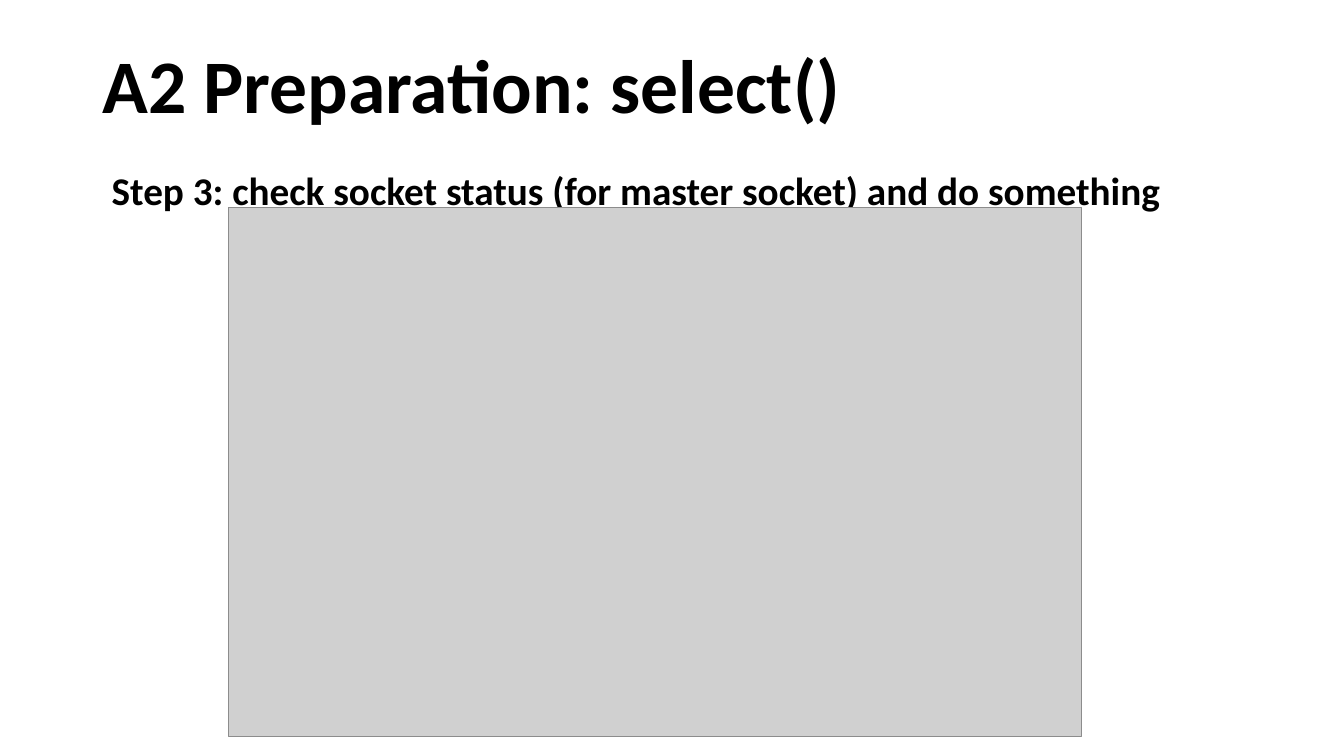
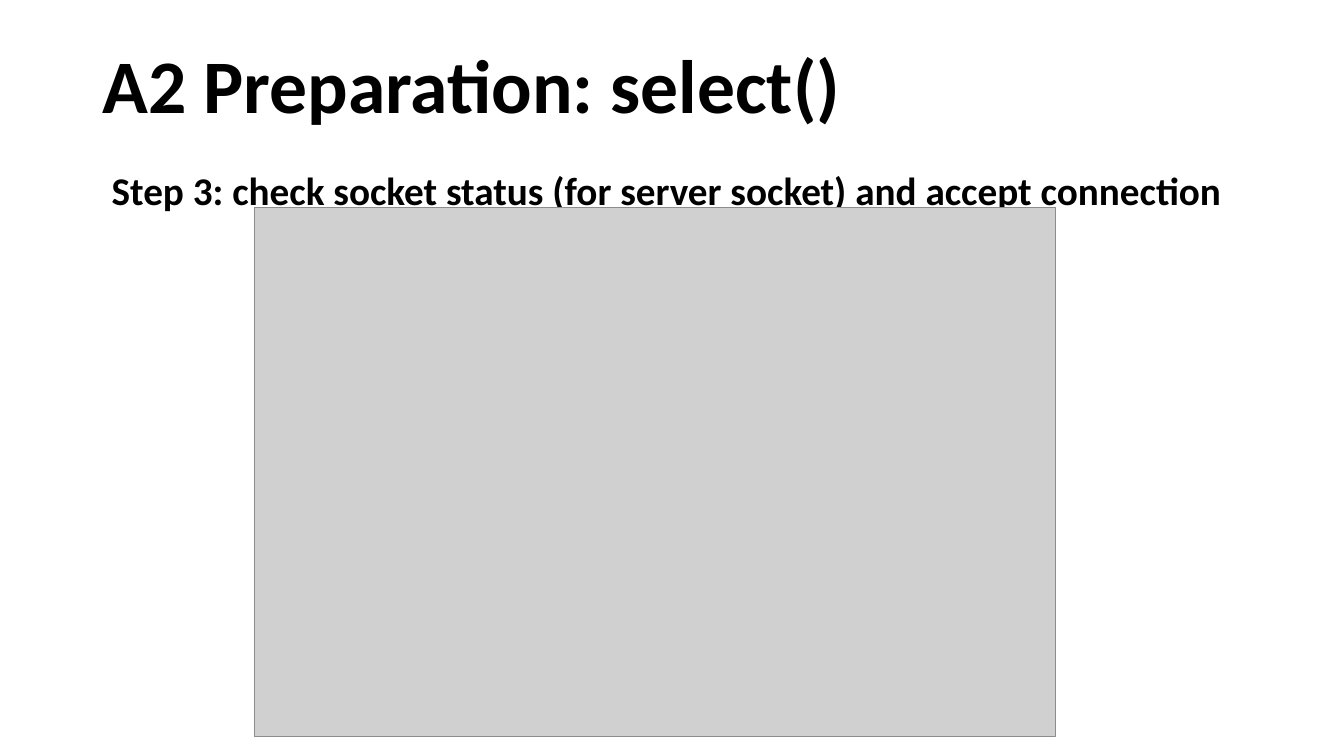
Before and after one commit to henryhxu/CSCI4430-ESTR4120, a slide deck: slide 11 of tutorial/T04/tut04.pptx (slide 10 before the commit). Drawn at 1344x756 pixels with LibreOffice and Linux fonts; fonts in the diff are those of the drawing; grey boxes stand for pictures. Boxes give left, top, right and bottom in pixels: in the first picture for what was removed or moved away, otherwise in the second. Text is boxed around its words. In the diff, an @@ line names an element or a change of style, - is before the commit and + after.

Commit message:
modify tut4 slides

```diff
--- a/tutorial/T04/tut04.pptx
+++ b/tutorial/T04/tut04.pptx
@@ text at (x1=112, y1=176, x2=1221, y2=215): text changed @@
-Step 3: check socket status (for master socket) and do something
+Step 3: check socket status (for server socket) and accept connection
@@ picture resized from (x1=229, y1=208, x2=1082, y2=737) to (x1=255, y1=208, x2=1056, y2=737) @@
```
Also in this commit, not shown: 5 other slides changed, 1 slide added.
